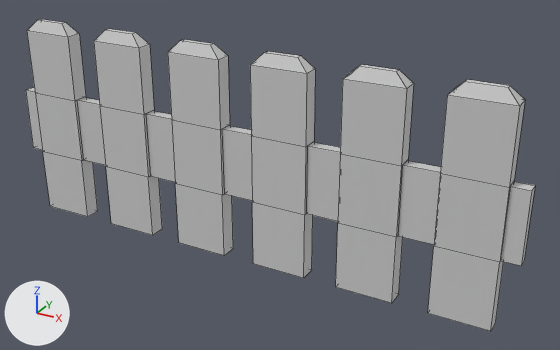
An edit to the FBX model Assets/models/fence.fbx, drawn before and after from the same camera.
One viewpoint serves both versions: a camera (50 mm lens) standing at (0.646, -1.037, 0.693) and looking at (0.064, 0.022, 0.164). Arrows for +X, +Y and +Z are at lower left; the lights stay in place. The first picture is the older version. Mesh edges are drawn as thin lines. Where no turn or scale is listed for an object, it has been applied to the vertices.

Objects in the first picture: 'fence'.
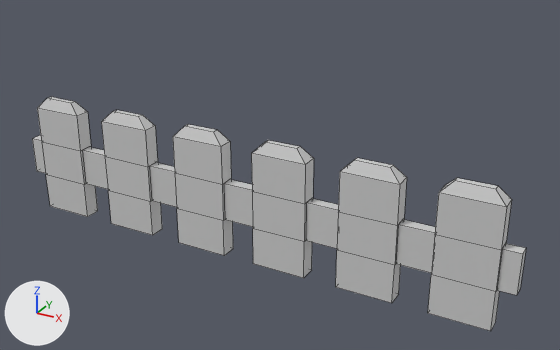
Commit message: Add fence logic, make fence smaller

Location of each change, [x1, y1, x2, y2] in pixels of the pictures (560 x 350 px; the box of a moved part takes in the faces that stretch with it):
'fence', reshaped (25% shorter)
    before: [26, 19, 535, 331]
    after: [32, 97, 526, 331]
part 1 of me_fence, moved or reshaped
    before: [27, 19, 525, 188]
    after: [37, 97, 512, 250]
part 2 of me_fence, moved or reshaped
    before: [27, 88, 535, 191]
    after: [32, 135, 526, 254]
part 3 of me_fence, moved or reshaped
    before: [26, 90, 535, 295]
    after: [32, 139, 526, 295]

What the commit changed:
me_fence is used by ob_fence; location (0.0, 0.0, 0.0).
me_fence had 176 vertices, 150 faces and spanned x -0.48..0.48, y -0.015..0.015, z 0.0..0.38.
me_fence now has 176 vertices, 150 faces and spans x -0.48..0.48, y -0.015..0.015, z 0.0..0.23.
me_fence part 1: all 48 vertices in x -0.45..0.45, y -0.015..0.015, z 0.36..0.38 are moved by (0.0, 0.0, -0.15).
me_fence part 2: all 52 vertices in x -0.48..0.48, y -0.015..0.015, z 0.24 are moved by (0.0, 0.0, -0.1).
me_fence part 3: all 52 vertices in x -0.48..0.48, y -0.015..0.015, z 0.12 are moved by (0.0, 0.0, -0.05).
